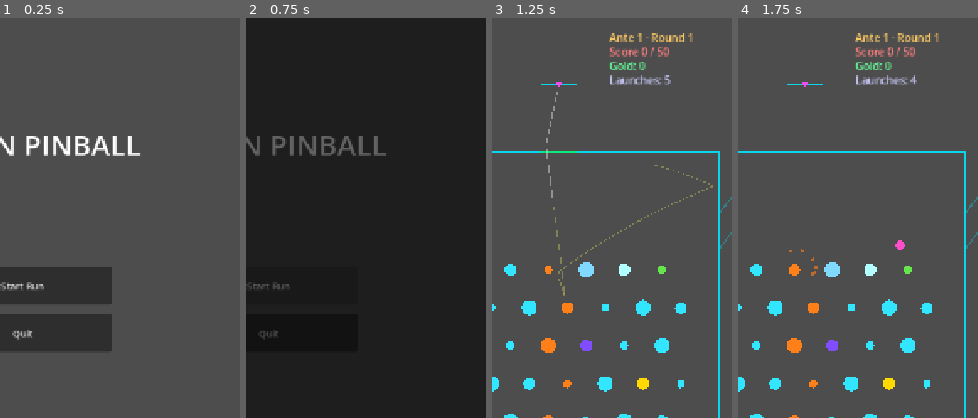
Above: before the commit, frames 1-4 (left to right).
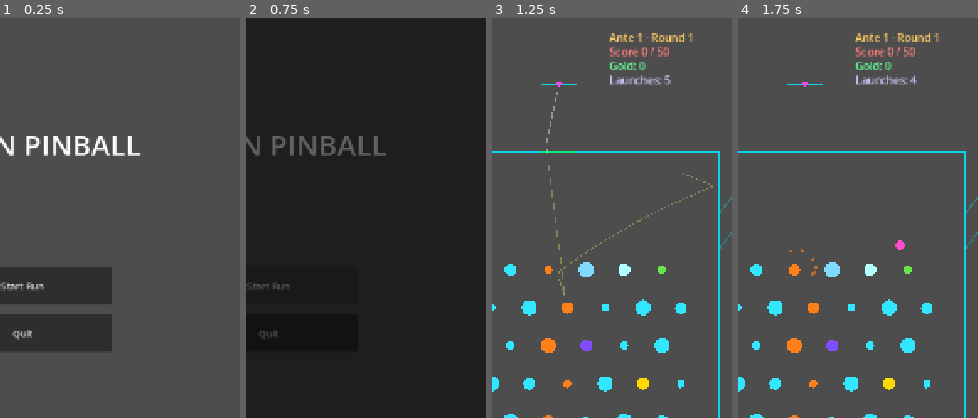
Above: after the commit, the same moments.

Repository: GencyZ/NeonPinball
Game: Godot game, scene res://scenes/main_menu.tscn
The game is run twice, just before and just after one commit, with the same random seed, the same clock (stepped at 60 frames per second) and the same inputs.
Inputs (mouse positions are % of the whole screen's width and height, from its top left):
- Up to frame 1 (0.25 s): no input
- Up to frame 2 (0.75 s): click "Start Run" at 0.5 s
- Up to frame 3 (1.25 s): no input
- Up to frame 4 (1.75 s): tap Enter at 1.25 s; move the mouse to (72, 45) at 1.27 s; hold D from 1.28 s (still down); hold Shift from 1.28 s (still down); click (72, 45) at 1.42 s; tap Space at 1.52 s
The pictures show only the part of the screen within x 36-86%, y 0-50%; the shares and areas given below are measured in that part.

Frames 1-2 are identical in both runs. In frame 3, less than 0.1% of the frame differs, in the area x 22-78%, y 33-48%; in frame 4, nothing differs.

Commit message:
fix: trigger gate effect at gate edge (GATE_DIST 80→0)
Co-Authored-By: Claude Sonnet 4.6 <noreply@anthropic.com>

Diff:
--- a/game/view/board_view.gd
+++ b/game/view/board_view.gd
@@ -1,7 +1,7 @@
 extends Node2D
 
 const DT := 1.0 / 120.0
-const GATE_DIST := 80.0
+const GATE_DIST := 0.0
 const PEG_ANIM_DUR := 0.18      # peg hit pop duration (s)
 const PEG_ANIM_SCALE := 0.5     # extra radius at pop peak (1.0 -> 1.5x)
 const RunManagerScript := preload("res://run/run_manager.gd")
